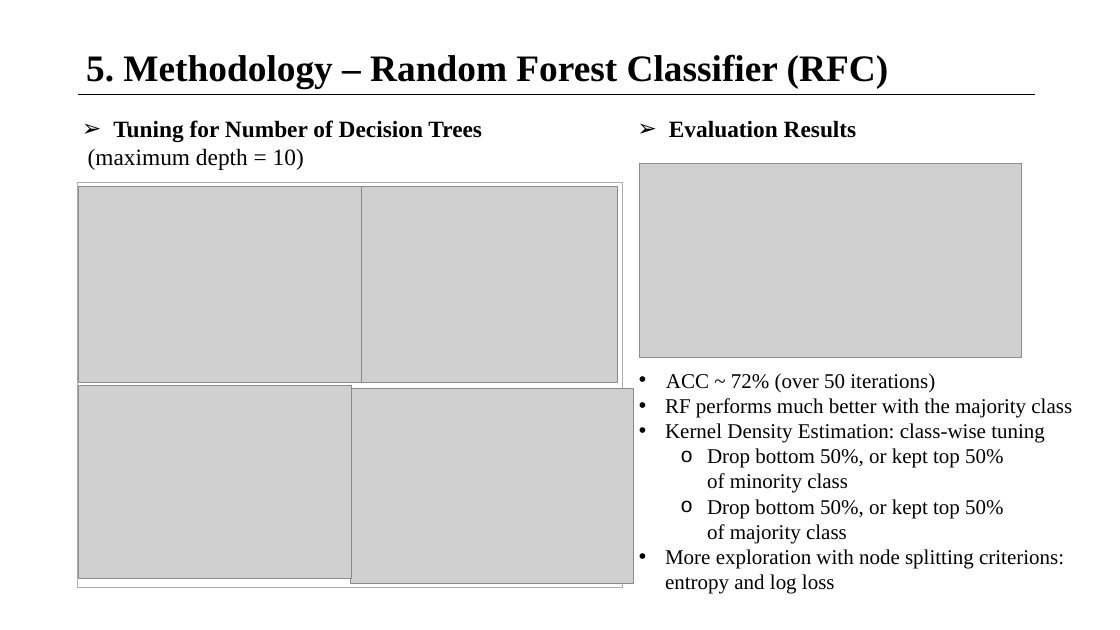
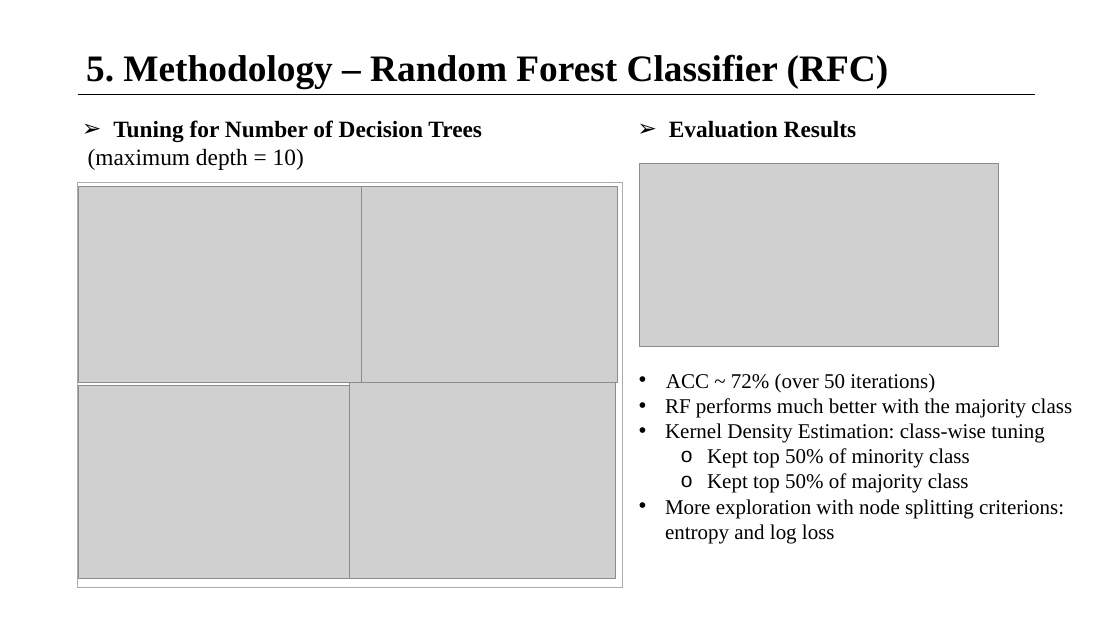
Before and after one commit to petertran14/CS524-Final-Project, a slide deck: slide 10 of CS524_FinalProject_2-2.pptx. Drawn at 1120x630 pixels with LibreOffice and Linux fonts; fonts in the diff are those of the drawing; grey boxes stand for pictures. Boxes give left, top, right and bottom in pixels: in the first picture for what was removed or moved away, otherwise in the second. Text is boxed around its words. In the diff, an @@ line names an element or a change of style, - is before the commit and + after.

Commit message:
Latest as of 3:50pm

```diff
--- a/CS524_FinalProject_2-2.pptx
+++ b/CS524_FinalProject_2-2.pptx
@@ picture: place and size @@
-picture at (639, 164, 1021, 358)
+picture at (639, 164, 999, 346)
@@ picture: place and size @@
-picture at (350, 389, 634, 584)
+picture at (350, 382, 615, 579)
@@ text at (707, 448, 970, 493): text changed @@
-  o Drop bottom 50%, or kept top 50% of minority class
-  o Drop bottom 50%, or kept top 50% of majority class
+  o Kept top 50% of minority class
+  o Kept top 50% of majority class
```
Also in this commit, not shown: 3 other slides changed.
